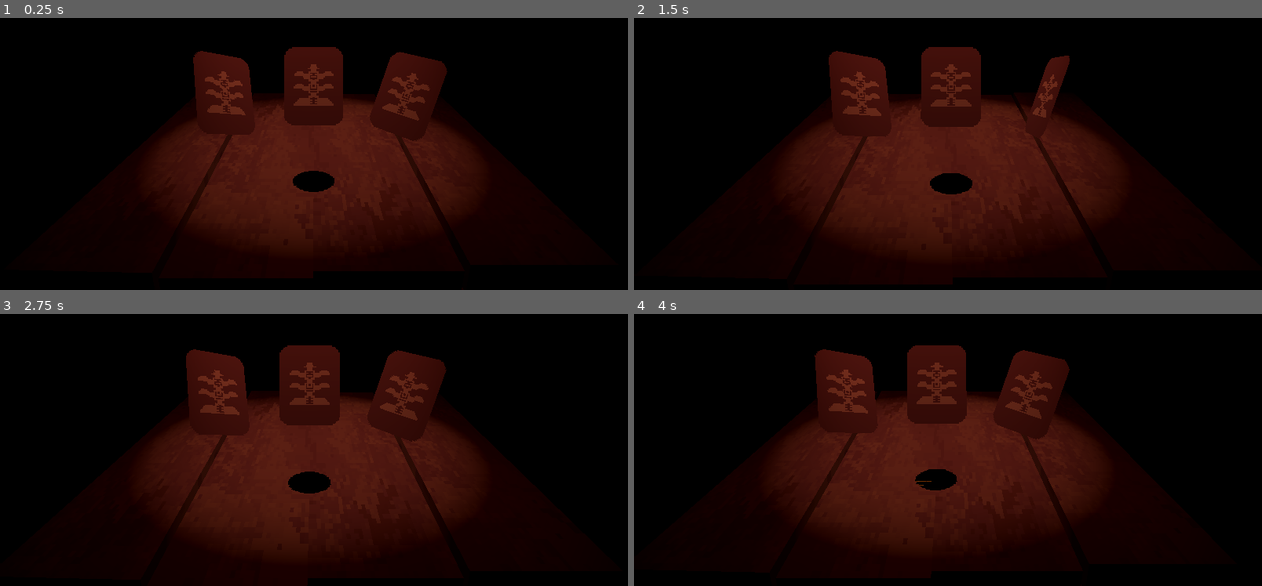
Above: before the commit, frames 1-4 (two rows, left to right).
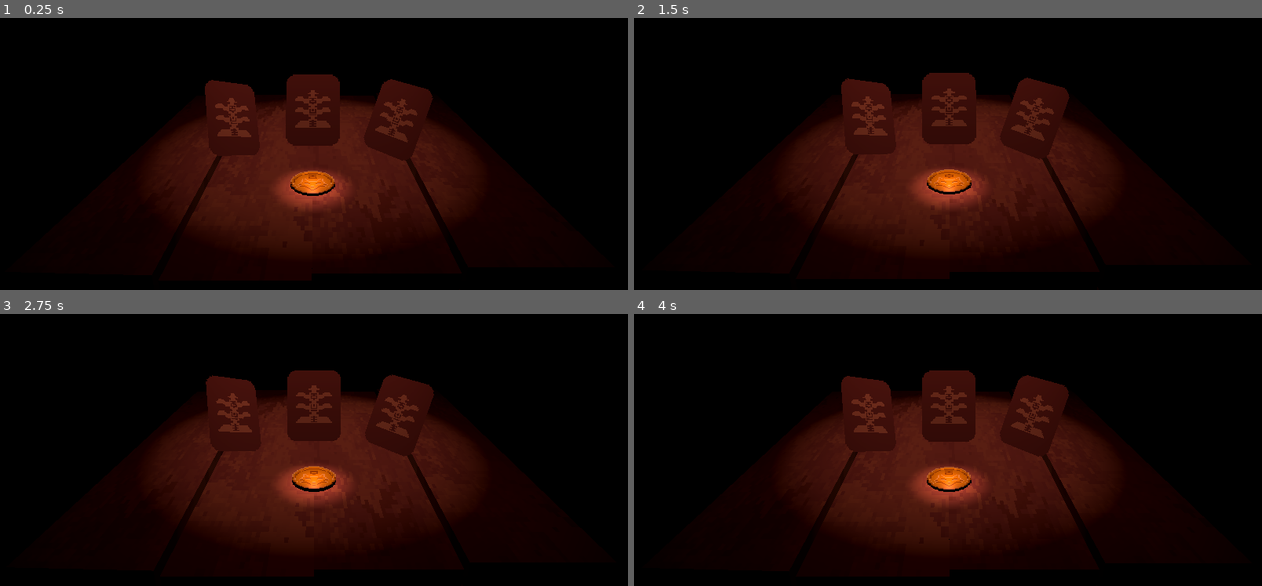
Above: after the commit, the same moments.

Repository: HotNoggin/Flip-Fox
Game: Godot game, scene res://scenes/game.tscn
Same seed, same stepped clock (60 frames per second), same inputs: the game is played once before the commit and once after it.
Inputs (mouse positions are in pixels of both pictures, inside the frame that each line leads up to):
- Up to frame 1 (0.25 s): no input
- Up to frame 2 (1.5 s): move the mouse to (1086, 96) at 0.52 s; click (1086, 96) at 0.6 s; move the mouse to (822, 132) at 1.27 s; click (822, 132) at 1.35 s
- Up to frame 3 (2.75 s): move the mouse to (376, 333) at 2.02 s; click (376, 333) at 2.1 s
- Up to frame 4 (4 s): move the mouse to (916, 479) at 2.77 s; click (916, 479) at 2.85 s; move the mouse to (1136, 463) at 3.52 s; click (1136, 463) at 3.6 s

The runs differ from the first frame. In frame 1, 7.6% of the frame differs, in the area x 29-72%, y 10-97%; in frame 2, 7.4%; in frame 3, 8.3%; in frame 4, 9.2%, in the area x 21-71%, y 11-98%.

Commit message:
Coin flip

Diff:
--- /dev/null
+++ b/Project/resources/coin.tres
@@ -0,0 +1,13 @@
+[gd_resource type="StandardMaterial3D" load_steps=2 format=3 uid="uid://bneju5o4ra433"]
+
+[ext_resource type="Texture2D" uid="uid://daarwuehyq7a8" path="res://assets/sprites/coin.png" id="1_7q88r"]
+
+[resource]
+albedo_texture = ExtResource("1_7q88r")
+metallic = 0.25
+metallic_specular = 0.0
+roughness = 0.59
+emission_enabled = true
+emission = Color(0.909903, 0.739677, 3.85046e-07, 1)
+emission_operator = 1
+texture_filter = 0
--- a/Project/resources/wood.tres
+++ b/Project/resources/wood.tres
@@ -20,6 +20,7 @@
 noise = SubResource("FastNoiseLite_v7863")
 
 [resource]
+diffuse_mode = 1
 albedo_texture = SubResource("NoiseTexture2D_q3fqb")
 heightmap_scale = -16.0
 texture_filter = 0
--- a/Project/scenes/coin.tscn
+++ b/Project/scenes/coin.tscn
@@ -1,32 +1,15 @@
-[gd_scene load_steps=6 format=3 uid="uid://c0f01dnqjd3ww"]
+[gd_scene load_steps=10 format=3 uid="uid://c0f01dnqjd3ww"]
 
-[ext_resource type="Texture2D" uid="uid://cf3w0csbbxl17" path="res://assets/sprites/coin_heads.png" id="1_1wivt"]
-[ext_resource type="Texture2D" uid="uid://d180quenw6wl4" path="res://assets/sprites/coin_tails.png" id="2_kit0s"]
-
-[sub_resource type="Animation" id="Animation_uy7dy"]
-resource_name = "spin"
-length = 0.4
-loop_mode = 1
-step = 0.1
-tracks/0/type = "value"
-tracks/0/imported = false
-tracks/0/enabled = true
-tracks/0/path = NodePath("Spinner:rotation")
-tracks/0/interp = 1
-tracks/0/loop_wrap = true
-tracks/0/keys = {
-"times": PackedFloat32Array(0, 0.1, 0.2, 0.3, 0.4),
-"transitions": PackedFloat32Array(1, 1, 1, 1, 1),
-"update": 0,
-"values": [Vector3(0, 0, 0), Vector3(0, 0, 1.5708), Vector3(0, 0, 3.14159), Vector3(0, 0, 4.71239), Vector3(0, 0, 6.28319)]
-}
+[ext_resource type="Script" path="res://scripts/coin.gd" id="1_lnmt6"]
+[ext_resource type="Material" uid="uid://bneju5o4ra433" path="res://resources/coin.tres" id="2_071ce"]
+[ext_resource type="ArrayMesh" uid="uid://b2exufwpvelbl" path="res://assets/models/coin.obj" id="3_ap642"]
 
 [sub_resource type="Animation" id="Animation_i3cjd"]
 length = 0.001
 tracks/0/type = "value"
 tracks/0/imported = false
 tracks/0/enabled = true
-tracks/0/path = NodePath("Spinner:rotation")
+tracks/0/path = NodePath("Jumper/Spinner:rotation")
 tracks/0/interp = 1
 tracks/0/loop_wrap = true
 tracks/0/keys = {
@@ -36,37 +19,97 @@
 "values": [Vector3(0, 0, 0)]
 }
 
+[sub_resource type="Animation" id="Animation_uy7dy"]
+resource_name = "spin"
+length = 0.2
+loop_mode = 1
+step = 0.05
+tracks/0/type = "value"
+tracks/0/imported = false
+tracks/0/enabled = true
+tracks/0/path = NodePath("Jumper/Spinner:rotation")
+tracks/0/interp = 1
+tracks/0/loop_wrap = true
+tracks/0/keys = {
+"times": PackedFloat32Array(0, 0.05, 0.1, 0.15, 0.2),
+"transitions": PackedFloat32Array(1, 1, 1, 1, 1),
+"update": 0,
+"values": [Vector3(0, 0, 0), Vector3(0, 0, 1.5708), Vector3(0, 0, 3.14159), Vector3(0, 0, 4.71239), Vector3(0, 0, 6.28319)]
+}
+
 [sub_resource type="AnimationLibrary" id="AnimationLibrary_81xug"]
 _data = {
 "RESET": SubResource("Animation_i3cjd"),
 "spin": SubResource("Animation_uy7dy")
 }
 
-[node name="Coin" type="Node3D"]
+[sub_resource type="Animation" id="Animation_s8fnu"]
+length = 0.001
+tracks/0/type = "value"
+tracks/0/imported = false
+tracks/0/enabled = true
+tracks/0/path = NodePath("Jumper:position")
+tracks/0/interp = 1
+tracks/0/loop_wrap = true
+tracks/0/keys = {
+"times": PackedFloat32Array(0),
+"transitions": PackedFloat32Array(1),
+"update": 0,
+"values": [Vector3(0, 0, 0)]
+}
 
-[node name="Spinner" type="Node3D" parent="."]
+[sub_resource type="Animation" id="Animation_2d5oj"]
+resource_name = "flip"
+length = 0.7
+step = 0.1
+tracks/0/type = "value"
+tracks/0/imported = false
+tracks/0/enabled = true
+tracks/0/path = NodePath("Jumper:position")
+tracks/0/interp = 2
+tracks/0/loop_wrap = false
+tracks/0/keys = {
+"times": PackedFloat32Array(0, 0.2, 0.5, 0.6, 0.7),
+"transitions": PackedFloat32Array(1, 1, 1, 1, 1),
+"update": 0,
+"values": [Vector3(0, 0, 0), Vector3(0, 0.22, 0), Vector3(0, 0.3, 0), Vector3(0, 0.22, 0), Vector3(0, 0, 0)]
+}
 
-[node name="Heads" type="Sprite3D" parent="Spinner"]
-transform = Transform3D(1, 0, 0, 0, -4.37114e-08, 1, 0, -1, -4.37114e-08, 0, 0, 0)
-cast_shadow = 2
-pixel_size = 0.003
-shaded = true
-double_sided = false
-alpha_cut = 1
-texture_filter = 0
-texture = ExtResource("1_1wivt")
+[sub_resource type="AnimationLibrary" id="AnimationLibrary_lnvl3"]
+_data = {
+"RESET": SubResource("Animation_s8fnu"),
+"flip": SubResource("Animation_2d5oj")
+}
 
-[node name="Tails" type="Sprite3D" parent="Spinner"]
-transform = Transform3D(-1, 8.74228e-08, -3.82137e-15, 0, -4.37114e-08, -1, -8.74228e-08, -1, 4.37114e-08, 0, 0, 0)
-cast_shadow = 2
-pixel_size = 0.003
-shaded = true
-double_sided = false
-alpha_cut = 1
-texture_filter = 0
-texture = ExtResource("2_kit0s")
+[node name="Coin" type="Node3D" node_paths=PackedStringArray("flip_animator", "spin_animator", "spinner")]
+script = ExtResource("1_lnmt6")
+flip_animator = NodePath("Flip")
+spin_animator = NodePath("Spin")
+spinner = NodePath("Jumper/Spinner")
 
-[node name="AnimationPlayer" type="AnimationPlayer" parent="."]
+[node name="Jumper" type="Node3D" parent="."]
+
+[node name="Spinner" type="Node3D" parent="Jumper"]
+
+[node name="Coin" type="MeshInstance3D" parent="Jumper/Spinner"]
+transform = Transform3D(2.86603e-16, 6.55671e-09, -0.15, 0.15, -6.55671e-09, 5.36013e-22, -6.55671e-09, -0.15, -6.55671e-09, 0, 0, 0)
+material_override = ExtResource("2_071ce")
+mesh = ExtResource("3_ap642")
+skeleton = NodePath("../..")
+
+[node name="OmniLight3D" type="OmniLight3D" parent="Jumper"]
+transform = Transform3D(1, 0, 0, 0, 1, 0, 0, 0, 1, 0, 0.020523, 0)
+light_color = Color(0.97793, 0.610941, 0.515047, 1)
+light_energy = 0.709
+omni_range = 0.114
+omni_attenuation = 0.25
+
+[node name="Spin" type="AnimationPlayer" parent="."]
 libraries = {
 "": SubResource("AnimationLibrary_81xug")
 }
+
+[node name="Flip" type="AnimationPlayer" parent="."]
+libraries = {
+"": SubResource("AnimationLibrary_lnvl3")
+}
--- a/Project/scenes/game.tscn
+++ b/Project/scenes/game.tscn
@@ -8,6 +8,54 @@
 [ext_resource type="Texture2D" uid="uid://c6rammqw04jjl" path="res://assets/sprites/card_tail.png" id="3_uk3r8"]
 
 [node name="Game" type="Node3D"]
+
+[node name="Table" parent="." instance=ExtResource("2_c7s7n")]
+
+[node name="Coin" parent="." instance=ExtResource("3_3of4e")]
+transform = Transform3D(1, 0, 0, 0, 1, 0, 0, 0, 1, 0, 0.95, 0.226081)
+
+[node name="Cards" type="Node3D" parent="."]
+
+[node name="CardLight1" type="SpotLight3D" parent="Cards"]
+transform = Transform3D(1, 0, 0, 0, -4.37114e-08, 1, 0, -1, -4.37114e-08, -0.207439, 1.41979, 0.0699138)
+visible = false
+light_color = Color(0.953175, 0.491285, 0.355647, 1)
+spot_range = 1.0
+spot_attenuation = -0.05
+spot_angle = 12.2
+spot_angle_attenuation = 1.80249
+
+[node name="CardLight2" type="SpotLight3D" parent="Cards"]
+transform = Transform3D(1, 0, 0, 0, -4.37114e-08, 1, 0, -1, -4.37114e-08, 0.00440362, 1.41979, 0.0343233)
+visible = false
+light_color = Color(0.953175, 0.491285, 0.355647, 1)
+spot_range = 1.0
+spot_attenuation = -0.05
+spot_angle = 12.2
+spot_angle_attenuation = 1.80249
+
+[node name="CardLight3" type="SpotLight3D" parent="Cards"]
+transform = Transform3D(1, 0, 0, 0, -4.37114e-08, 1, 0, -1, -4.37114e-08, 0.205578, 1.41979, 0.0698832)
+visible = false
+light_color = Color(0.953175, 0.491285, 0.355647, 1)
+spot_range = 1.0
+spot_attenuation = -0.05
+spot_angle = 12.2
+spot_angle_attenuation = 1.80249
+
+[node name="CardHead" parent="Cards" node_paths=PackedStringArray("light") instance=ExtResource("1_ybqll")]
+transform = Transform3D(0.736753, -0.138266, 0.661875, -0.289142, 0.820433, 0.493241, -0.611222, -0.554773, 0.564478, -0.201526, 1.06573, 0.1043)
+texture = ExtResource("2_7ye2o")
+light = NodePath("../CardLight1")
+
+[node name="CardTail" parent="Cards" node_paths=PackedStringArray("light") instance=ExtResource("1_ybqll")]
+transform = Transform3D(1, 0, 0, 0, 0.916802, 0.399341, 0, -0.399341, 0.916802, 0, 1.06573, 0.0416647)
+texture = ExtResource("3_uk3r8")
+light = NodePath("../CardLight2")
+
+[node name="CardLuck" parent="Cards" node_paths=PackedStringArray("light") instance=ExtResource("1_ybqll")]
+transform = Transform3D(0.773041, 0.32157, -0.546809, -0.089077, 0.908477, 0.40833, 0.628071, -0.266948, 0.730935, 0.219, 1.05295, 0.0766437)
+light = NodePath("../CardLight3")
 
 [node name="CamPivot" type="Node3D" parent="."]
 transform = Transform3D(1, 0, 0, 0, 1, 0, 0, 0, 1, 0, 1.07734, 0.135156)
@@ -20,20 +68,9 @@
 fov = 50.0
 script = ExtResource("1_3e2dj")
 
-[node name="CardHead" parent="." instance=ExtResource("1_ybqll")]
-transform = Transform3D(0.736753, -0.138266, 0.661875, -0.289142, 0.820433, 0.493241, -0.611222, -0.554773, 0.564478, -0.201526, 1.14478, 0.171656)
-texture = ExtResource("2_7ye2o")
+[node name="Lights" type="Node3D" parent="."]
 
-[node name="CardTail" parent="." instance=ExtResource("1_ybqll")]
-transform = Transform3D(1, 0, 0, 0, 0.916802, 0.399341, 0, -0.399341, 0.916802, 0, 1.14478, 0.109021)
-texture = ExtResource("3_uk3r8")
-
-[node name="CardLuck" parent="." instance=ExtResource("1_ybqll")]
-transform = Transform3D(0.773041, 0.32157, -0.546809, -0.089077, 0.908477, 0.40833, 0.628071, -0.266948, 0.730935, 0.219, 1.132, 0.144)
-
-[node name="Table" parent="." instance=ExtResource("2_c7s7n")]
-
-[node name="CenterLight3D" type="SpotLight3D" parent="."]
+[node name="CenterLight" type="SpotLight3D" parent="Lights"]
 transform = Transform3D(1, 0, 0, 0, -4.37114e-08, 1, 0, -1, -4.37114e-08, 0, 2.5, 0)
 light_color = Color(0.945343, 0.634748, 0.563364, 1)
 light_energy = 0.612
@@ -42,7 +79,7 @@
 spot_angle = 16.9
 spot_angle_attenuation = 0.5
 
-[node name="OuterLight3D" type="SpotLight3D" parent="."]
+[node name="OuterLight" type="SpotLight3D" parent="Lights"]
 transform = Transform3D(1, 0, 0, 0, -4.37114e-08, 1, 0, -1, -4.37114e-08, 0, 2.5, 0)
 light_color = Color(0.820401, 0.326196, 0.174628, 1)
 spot_range = 3.0
@@ -50,7 +87,6 @@
 spot_angle = 26.3794
 spot_angle_attenuation = 0.5
 
-[node name="Buttons" type="Node3D" parent="."]
-
-[node name="Coin" parent="." instance=ExtResource("3_3of4e")]
-transform = Transform3D(1, 0, 0, 0, 1, 0, 0, 0, 1, 0, 0.95, 0.226081)
+[connection signal="click" from="Cards/CardHead" to="Coin" method="head"]
+[connection signal="click" from="Cards/CardTail" to="Coin" method="tail"]
+[connection signal="click" from="Cards/CardLuck" to="Coin" method="luck"]
--- a/Project/scripts/card.gd
+++ b/Project/scripts/card.gd
@@ -4,12 +4,14 @@
 
 signal click
 
+@export var enabled: bool = true
 @export var texture: Texture2D:
 	set(val):
 		if sprite:
 			sprite.texture = val
 		texture = val
 @export var sprite: SpriteBase3D
+@export var light: Light3D
 @export var spinner: Node3D
 @export_group("Hover", "hover_")
 @export var hover_scale: Vector3 = Vector3.ONE * 1.2
@@ -23,13 +25,15 @@
 	if Engine.is_editor_hint():
 		return
 	if Input.is_action_just_pressed("click"):
-		if is_hovered:
+		if is_hovered and enabled:
 			click.emit()
 	if is_hovered:
+		light.visible = true
 		scale = scale.move_toward(hover_scale, hover_speed * delta)
 		spinner.rotation_degrees.y = move_toward(
 			spinner.rotation_degrees.y, -180, hover_rotation_speed * delta)
 	else:
+		light.visible = false
 		scale = scale.move_toward(Vector3.ONE, hover_speed * delta)
 		spinner.rotation_degrees.y = move_toward(
 			spinner.rotation_degrees.y, 0, hover_rotation_speed * delta)
--- /dev/null
+++ b/Project/scripts/coin.gd
@@ -0,0 +1,47 @@
+extends Node3D
+
+@export var flip_animator: AnimationPlayer
+@export var spin_animator: AnimationPlayer
+@export var spinner: Node3D
+@export var cards: Array[Card]
+
+var is_heads: bool = false
+
+
+func _ready() -> void:
+	flip_animator.animation_finished.connect(land)
+
+
+func flip() -> void:
+	set_cards(false)
+	flip_animator.play("flip")
+	spin_animator.play("spin")
+
+
+func head() -> void:
+	is_heads = true
+	flip()
+
+
+func tail() -> void:
+	is_heads = false
+	flip()
+
+
+func luck() -> void:
+	is_heads = randi_range(0, 1) == 1
+	flip()
+
+
+func land(_anim: String) -> void:
+	spin_animator.stop()
+	set_cards(true)
+	if is_heads:
+		spinner.rotation_degrees.z = 0
+	else:
+		spinner.rotation_degrees.z = 180
+
+
+func set_cards(enabled: bool) -> void:
+	for card: Card in cards:
+		card.enabled = enabled
--- a/Project/scripts/shakey_cam.gd
+++ b/Project/scripts/shakey_cam.gd
@@ -1,32 +1,26 @@
 extends Node3D
 
-@onready var noise = FastNoiseLite.new()
+@export var distance: float = 0.005
+@export var speed_1: float = 200.0
+@export var speed_2: float = 38.0
+@export var speed_3: float = 160
 
-@export var decay: float = 0.0
-@export var amplitude: float = 0.1
-@export var pos_min: Vector3 = Vector3.ONE * -0.1
-@export var pos_max: Vector3 = Vector3.ONE * 0.1
-
-var trauma: float = 1.0
-var NOISE_SPEED: float = 0.2
-var _noise_y: float = 0
+var velocity: Vector3
+var time_1: float
+var time_2: float
+var time_3: float
 
 
-func _ready():
-	randomize()
-	noise.seed = randi()
-	noise.noise_type = FastNoiseLite.TYPE_PERLIN
-
-
-func _physics_process(_delta):
-	if not is_zero_approx(trauma):
-		_noise_y += NOISE_SPEED
-		_shake()
-
-
-func _shake():
-	var amount = trauma
-	position.x = amplitude * amount * noise.get_noise_2d(noise.seed, _noise_y)
-	position.y = amplitude * amount * noise.get_noise_2d(noise.seed * 2, _noise_y)
-	position.z = amplitude * amount * noise.get_noise_2d(noise.seed * 3, _noise_y)
-	position = position.clamp(pos_min, pos_max)
+func _physics_process(delta: float):
+	time_1 = wrapf(time_1 + (delta * speed_1), 0, 359)
+	time_2 = wrapf(time_2 + (delta * speed_2), 0, 359)
+	time_3 = wrapf(time_3 + (delta * speed_3), 0, 359)
+	var sin_1: float = sin(deg_to_rad(time_1))
+	var sin_2: float = sin(deg_to_rad(time_2))
+	var sin_3: float = sin(deg_to_rad(time_3))
+	var cos_1: float = cos(deg_to_rad(time_3))
+	var cos_2: float = cos(deg_to_rad(time_2))
+	var offset_y: float = (sin_1 + sin_2 + cos_1) / 3
+	var offset_x: float = (cos_2 + sin_1 + sin_3) / 3
+	position.y = offset_y * distance
+	position.x = offset_x * distance
Binary file added: Project/assets/models/coin.glb
Not shown, added: Project/assets/models/coin.glb.import
Not shown, added: Project/assets/models/coin.obj
Not shown, added: Project/assets/models/coin.obj.import
Binary file added: Project/assets/models/coin_coin.png
Not shown, added: Project/assets/models/coin_coin.png.import
Binary file added: Project/assets/sprites/coin.png
Not shown, added: Project/assets/sprites/coin.png.import
